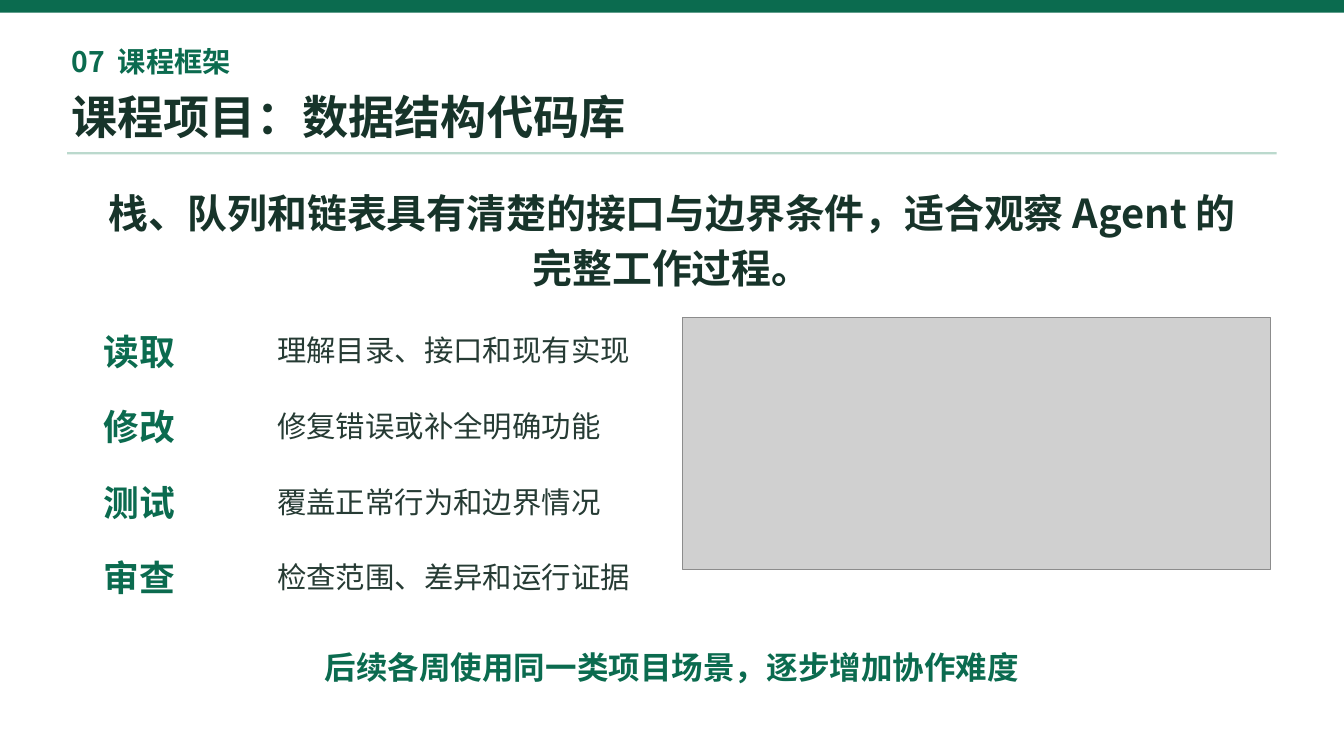
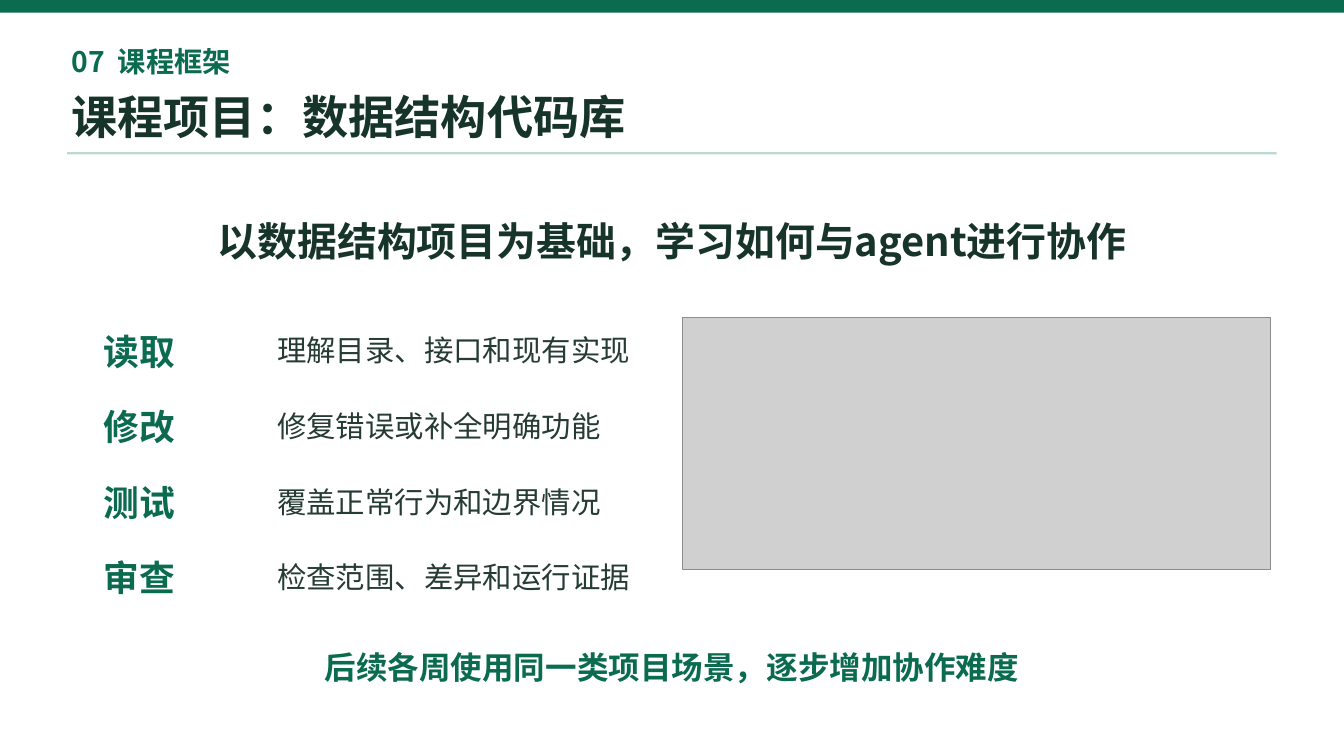
Before and after one commit to Lancelot252/YatDS-, a slide deck: slide 32 of ppt/Week1_课程介绍与编码Agent基础.pptx. Drawn at 1344x756 pixels with LibreOffice and Linux fonts; fonts in the diff are those of the drawing; grey boxes stand for pictures. Boxes give left, top, right and bottom in pixels: in the first picture for what was removed or moved away, otherwise in the second. Text is boxed around its words. In the diff, an @@ line names an element or a change of style, - is before the commit and + after.

```diff
--- a/ppt/Week1_课程介绍与编码Agent基础.pptx
+++ b/ppt/Week1_课程介绍与编码Agent基础.pptx
@@ text at (x1=218, y1=222, x2=1126, y2=266): text changed @@
-栈、队列和链表具有清楚的接口与边界条件，适合观察 Agent 的完整工作过程。
+以数据结构项目为基础，学习如何与agent进行协作
```
Also in this commit, not shown: 2 other slides changed, 47 other files.
